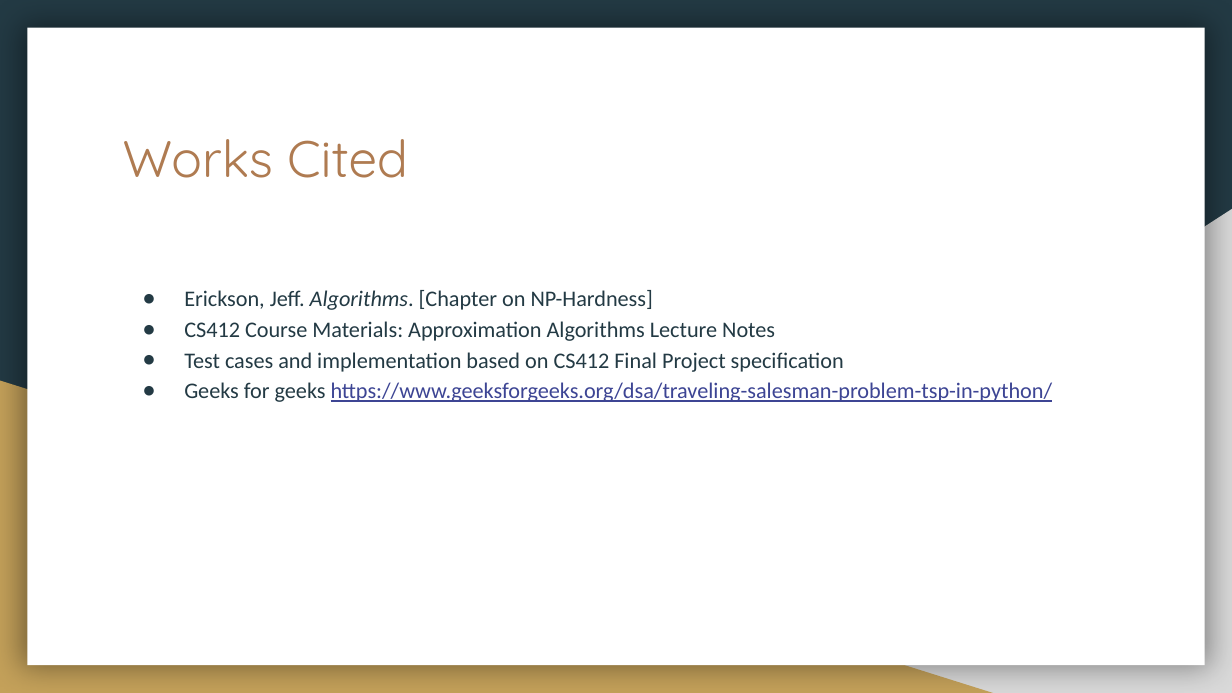
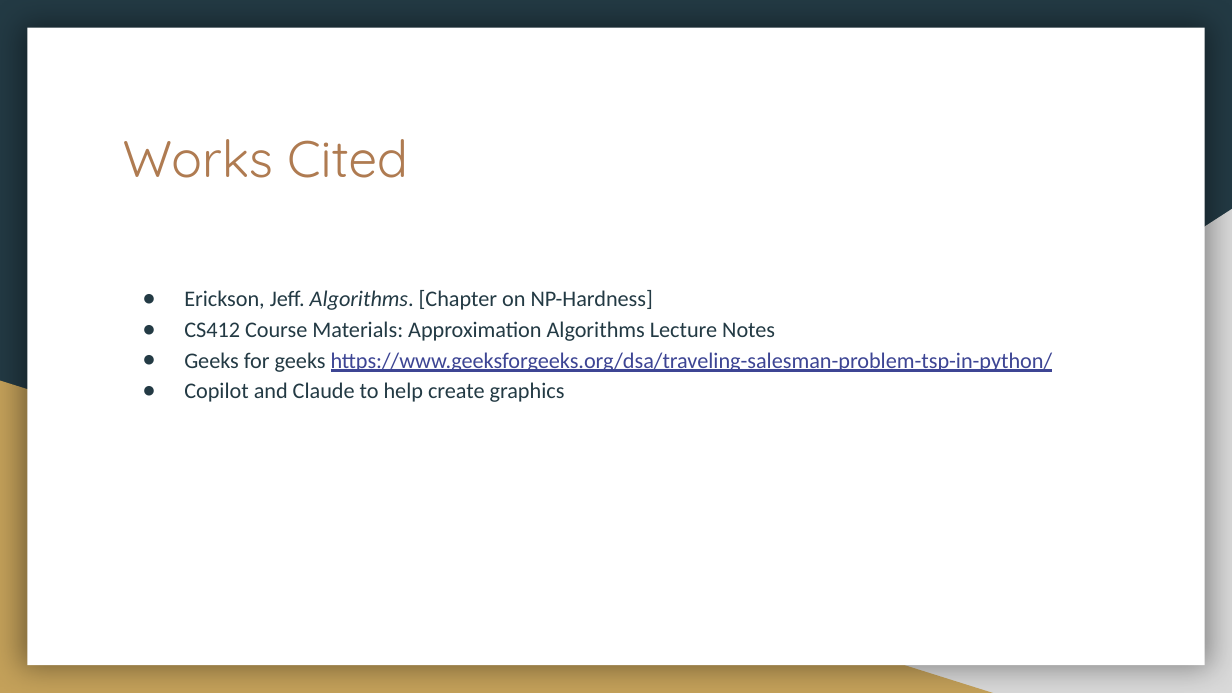
Before and after one commit to Connor-Donegan7/CS_412_Final_Project, a slide deck: slide 16 of problem_presentation/CS412 - final project presentation TSP .pptx. Drawn at 1232x693 pixels with LibreOffice and Linux fonts; fonts in the diff are those of the drawing. Boxes give left, top, right and bottom in pixels: in the first picture for what was removed or moved away, otherwise in the second. Text is boxed around its words. In the diff, an @@ line names an element or a change of style, - is before the commit and + after.

```diff
--- a/problem_presentation/CS412 - final project presentation TSP .pptx
+++ b/problem_presentation/CS412 - final project presentation TSP .pptx
@@ text at bbox=[184, 352, 844, 372]: paragraph removed @@
-● Test cases and implementation based on CS412 Final Project specification
@@ text at bbox=[184, 382, 565, 402]: paragraph added @@
+● Copilot and Claude to help create graphics
```
Also in this commit, not shown: 2 other slides changed.
